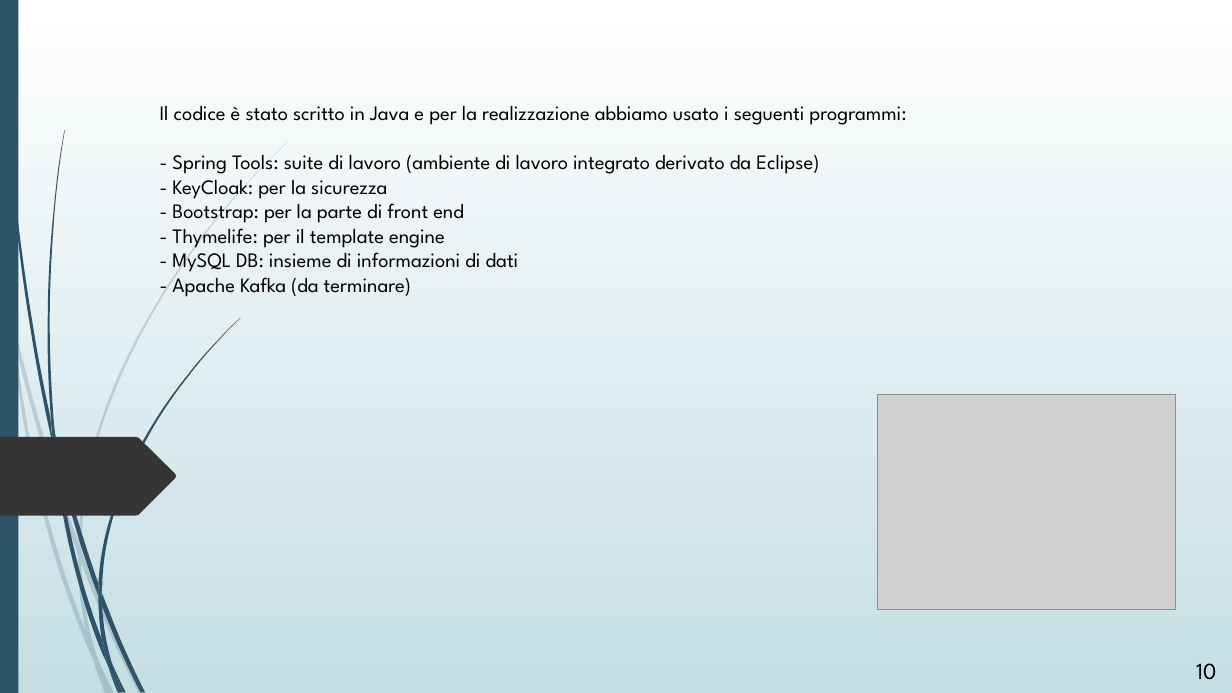
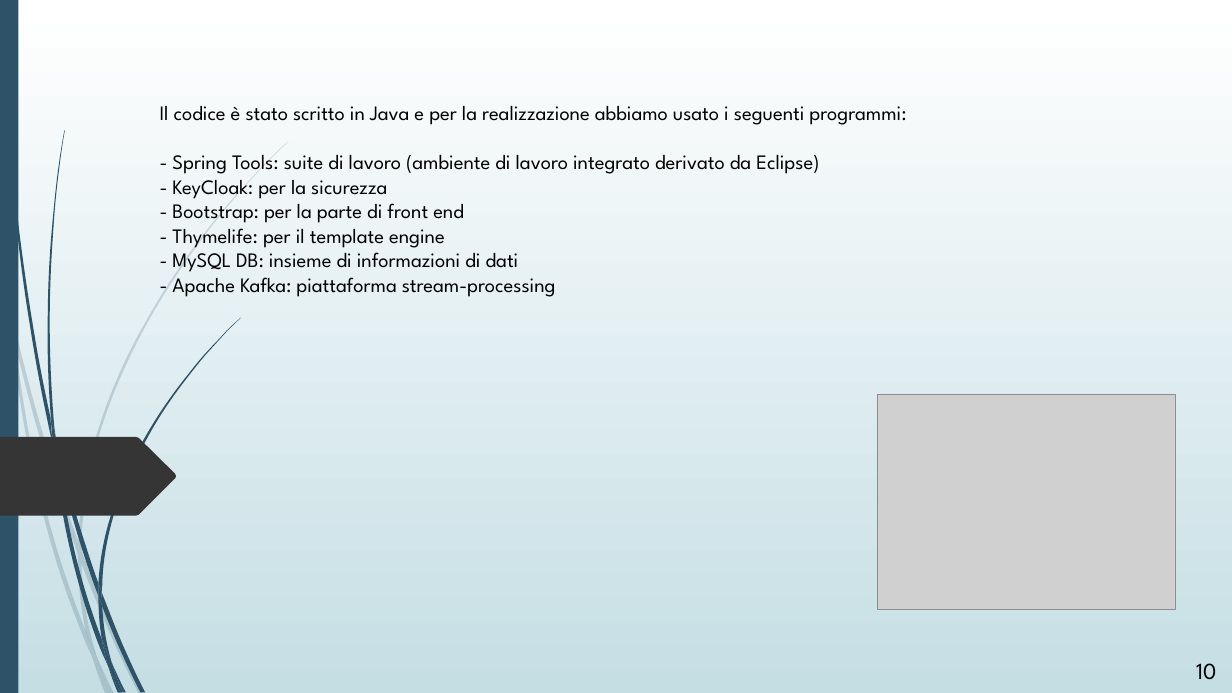
Before and after one commit to MatteoMa/MyAcquarium, a slide deck: slide 10 of presentazione applicazione.pptx. Drawn at 1232x693 pixels with LibreOffice and Linux fonts; fonts in the diff are those of the drawing; grey boxes stand for pictures. Boxes give left, top, right and bottom in pixels: in the first picture for what was removed or moved away, otherwise in the second. Text is boxed around its words. In the diff, an @@ line names an element or a change of style, - is before the commit and + after.

Commit message:
Aggiornamento
Aggiunto Kafka

```diff
--- a/presentazione applicazione.pptx
+++ b/presentazione applicazione.pptx
@@ text at [172, 277, 556, 297]: text changed @@
-- Apache Kafka (da terminare)
+- Apache Kafka: piattaforma stream-processing
```
Also in this commit, not shown: 1 slide added.
